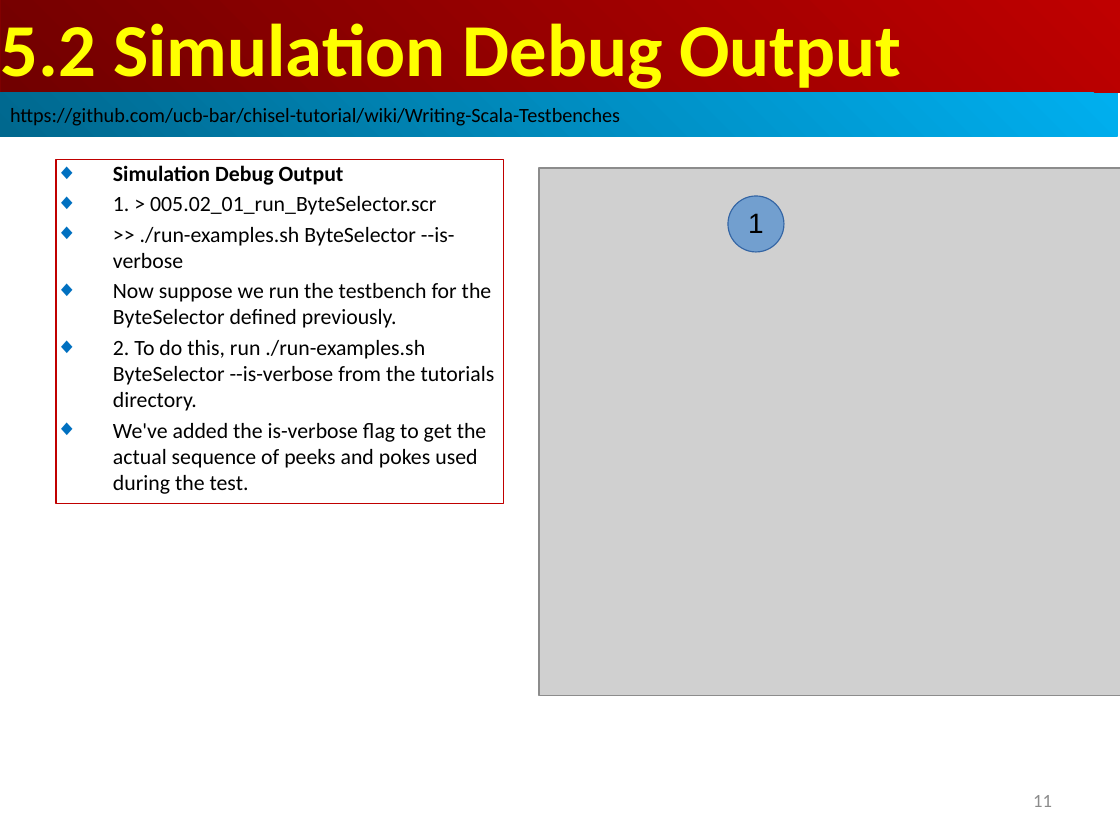
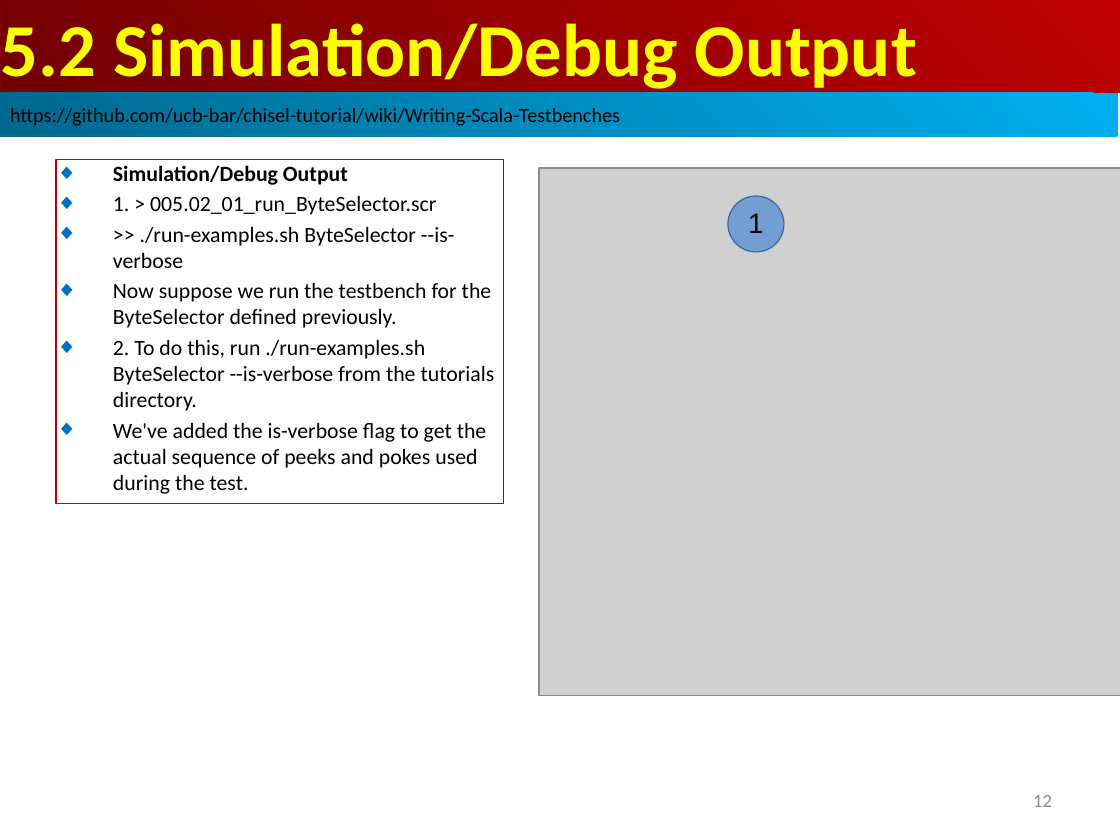
Before and after one commit to peterhchen/AIU_CS800_Chisel, a slide deck: slide 12 of 700_Dev_Guide/005_Testbench/000_Video/005_Testbench.ppt (slide 11 before the commit). Drawn at 1120x840 pixels with LibreOffice and Linux fonts; fonts in the diff are those of the drawing; grey boxes stand for pictures. Boxes give left, top, right and bottom in pixels: in the first picture for what was removed or moved away, otherwise in the second. Text is boxed around its words. In the diff, an @@ line names an element or a change of style, - is before the commit and + after.

Commit message:
Testbench
Topics:
1. Scala Testbench Example: ByteSelector.scala Example
2. Simulation and Debug Output
3. General Testbench:
3.1 Use Poke to set inputs
3.2 Use step to move time step
3.3 Use expect to check expected value
3.4 Loop 3.1 to 3.3 for all cases
3.5 For sequential circuit, we need to delay time period for the output.
4. Max2 Testbench: How to implement the problem UC Berkeley class assignment to final solution.
5. Scala Testbench limitation: SBT (Scala Build Tool) infrastructure is slow. For complicate case testcase, we need to write testcase with C++ and Verilog directly.

```diff
--- a/700_Dev_Guide/005_Testbench/000_Video/005_Testbench.ppt
+++ b/700_Dev_Guide/005_Testbench/000_Video/005_Testbench.ppt
@@ text in rectangle at <box>1,23,917,93</box>: text changed @@
-5.2 Simulation Debug Output
+5.2 Simulation/Debug Output
@@ text in rectangle at <box>113,165,348,185</box>: text changed @@
-◆ Simulation Debug Output
+◆ Simulation/Debug Output
@@ page number at <box>1033,795,1052,807</box>: text changed @@
-11
+12
```
Also in this commit, not shown: 3 other slides changed, 1 slide added.
